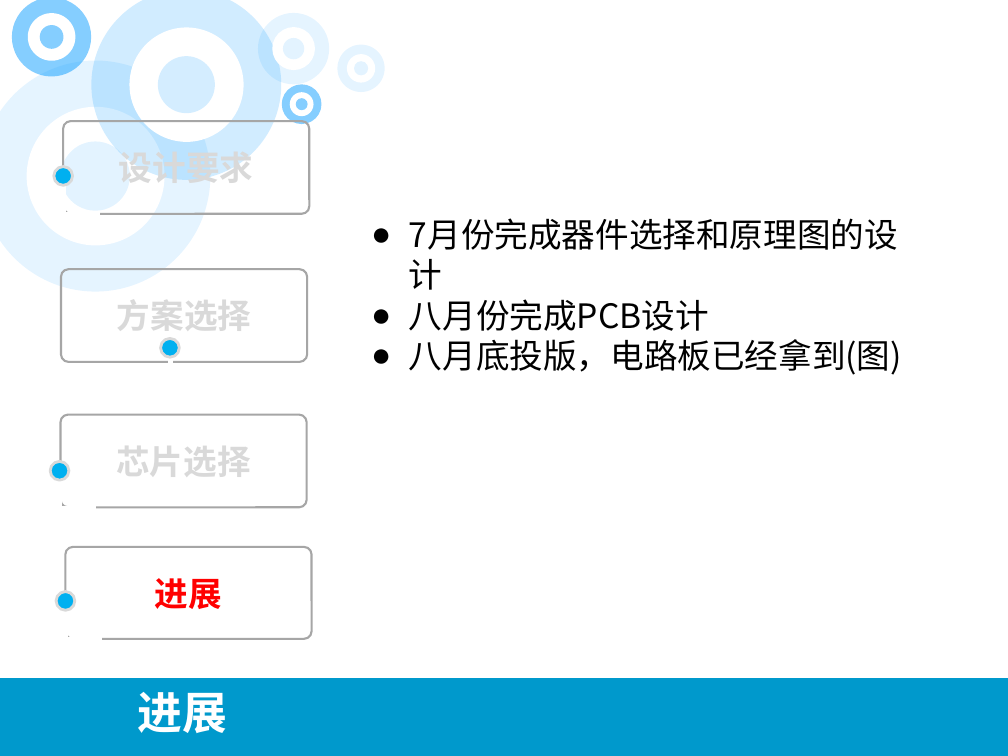
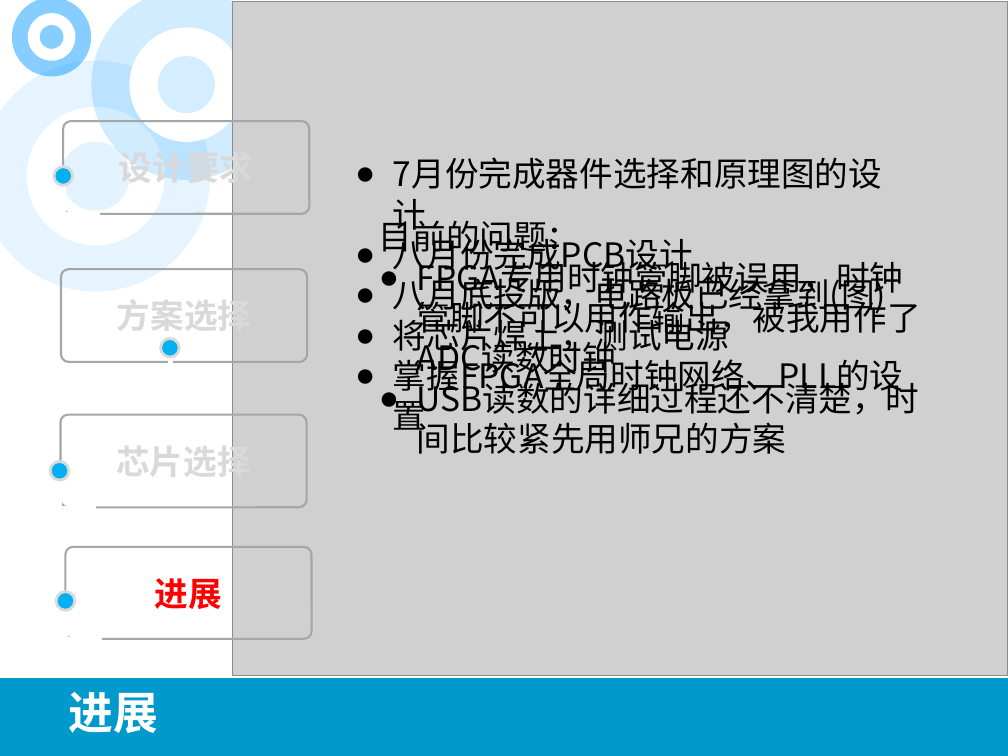
Before and after one commit to wyu0725/2MSPS-DAQ_CARD, a slide deck: slide 16 of 2M采样率双通道数据采集卡.pptx. Drawn at 1008x756 pixels with LibreOffice and Linux fonts; fonts in the diff are those of the drawing; grey boxes stand for pictures. Boxes give left, top, right and bottom in pixels: in the first picture for what was removed or moved away, otherwise in the second. Text is boxed around its words. In the diff, an @@ line names an element or a change of style, - is before the commit and + after.

```diff
--- a/2M采样率双通道数据采集卡.pptx
+++ b/2M采样率双通道数据采集卡.pptx
@@ picture added at (x1=233, y1=1, x2=1008, y2=675) @@
@@ ellipse removed at (x1=258, y1=13, x2=330, y2=85) @@
@@ ellipse removed at (x1=272, y1=27, x2=314, y2=71) @@
@@ ellipse removed at (x1=283, y1=38, x2=304, y2=59) @@
@@ ellipse removed at (x1=338, y1=44, x2=385, y2=92) @@
@@ ellipse removed at (x1=347, y1=54, x2=375, y2=83) @@
@@ ellipse removed at (x1=282, y1=85, x2=322, y2=124) @@
@@ ellipse removed at (x1=354, y1=61, x2=368, y2=76) @@
@@ ellipse removed at (x1=289, y1=92, x2=313, y2=116) @@
@@ ellipse removed at (x1=295, y1=98, x2=307, y2=110) @@
@@ text "7月份完成器件选择和原理图的设计" moved from (x1=409, y1=299, x2=902, y2=375) to (x1=393, y1=232, x2=904, y2=397) @@
@@ text added at (x1=379, y1=215, x2=921, y2=454), 24 pt, text #000000 @@
+目前的问题：
+● FPGA专用时钟管脚被误用，时钟管脚不可以用作输出，被我用作了ADC读数时钟
+● USB读数的详细过程还不清楚，时间比较紧先用师兄的方案
@@ text at (x1=393, y1=313, x2=904, y2=397): paragraphs added @@
+● 将芯片焊上，测试电源
+● 掌握FPGA全局时钟网络、PLL的设置
@@ text "进展" moved from (x1=138, y1=692, x2=228, y2=733) to (x1=68, y1=692, x2=158, y2=733) @@
```
Also in this commit, not shown: 6 other slides changed, 1 slide removed.
